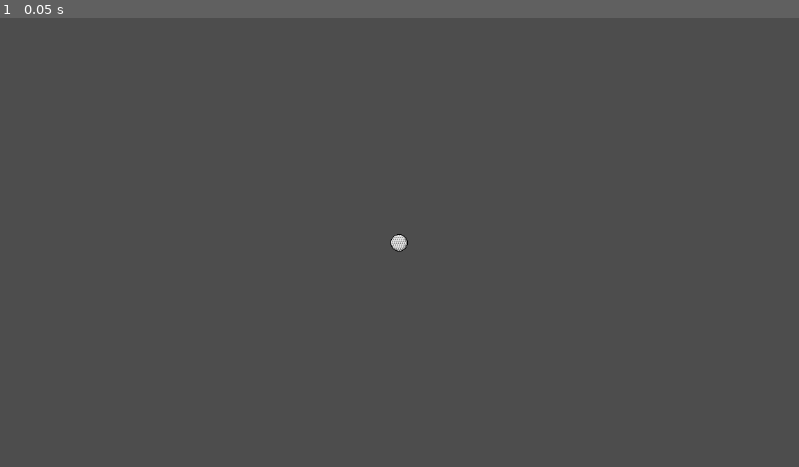
Above: before the commit, frame 1.
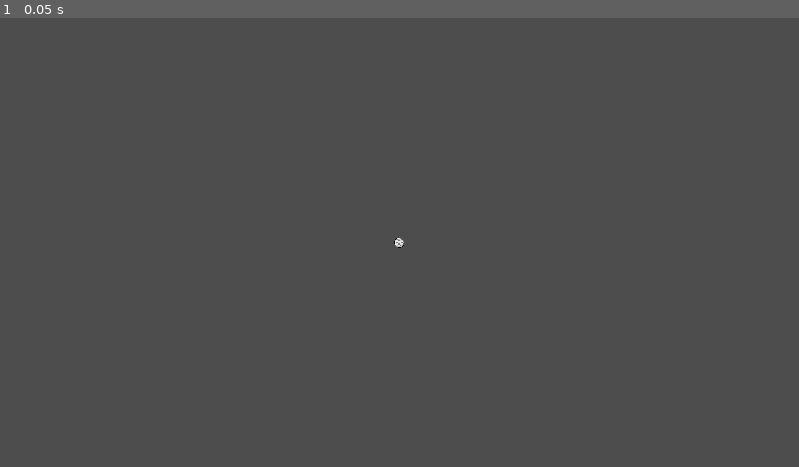
Above: after the commit, the same moment.

Repository: otsuki1153/GG2D
Game: Godot game, scene res://Levels/main_game.tscn
The game is run twice, just before and just after one commit, with the same random seed, the same clock (stepped at 60 frames per second) and the same inputs.
Inputs:
- Up to frame 1 (0.05 s): no input

The runs differ from the first frame. In frame 1, less than 0.1% of the frame differs, in the area x 48-52%, y 48-53%.

Commit message:
created and debuged code
the main mechanic about drag and draw have been placed in another Node2d.

Diff:
--- /dev/null
+++ b/gg2d/Levels/LineDrawer.gd
@@ -0,0 +1,44 @@
+extends Node2D
+
+var dragging: bool = false
+var dragStart := Vector2.ZERO
+
+
+@onready var line := Line2D.new()
+@export var ball: RigidBody2D
+
+func _ready() -> void:
+	line.width = 8.0
+	#line.texture = preload("res://Assets/Point Line.png")
+	#line.set_texture_mode(Line2D.LineTextureMode.LINE_TEXTURE_NONE)
+	add_child(line)
+
+func getMouseCamPosition() -> Vector2:
+	var cam = get_viewport().get_camera_2d()
+	if cam:
+		return cam.get_global_mouse_position()
+	else:
+		return get_viewport().get_mouse_position()
+
+func _unhandled_input(event: InputEvent) -> void:
+	if event is InputEventMouseButton and event.button_index == MOUSE_BUTTON_LEFT:
+		if event.is_pressed():
+			var mouseGlobalPosition = getMouseCamPosition()
+			if ball.global_position.distance_to(mouseGlobalPosition) < 32:
+				dragging = true
+				dragStart = mouseGlobalPosition
+		else:
+			if dragging:
+				dragging = false
+				var mouseGlobalPosition = getMouseCamPosition()
+				var force = dragStart - mouseGlobalPosition
+				ball.apply_force(force * 150.0)
+	elif event is InputEventMouseMotion and dragging:
+		var mouseGlobalPosition = getMouseCamPosition()
+		line.clear_points()
+		line.add_point(ball.global_position)
+		line.add_point(mouseGlobalPosition)
+
+func _physics_process(delta: float) -> void:
+	if !dragging:
+		line.clear_points()
--- a/gg2d/Levels/main_game.tscn
+++ b/gg2d/Levels/main_game.tscn
@@ -1,8 +1,13 @@
-[gd_scene load_steps=2 format=3 uid="uid://bp27kkm6c7j3c"]
+[gd_scene load_steps=3 format=3 uid="uid://bp27kkm6c7j3c"]
 
+[ext_resource type="Script" uid="uid://lcp2n075ioo6" path="res://Levels/LineDrawer.gd" id="1_73ikp"]
 [ext_resource type="PackedScene" uid="uid://ccb45fw6mxqcp" path="res://Scenes/ball.tscn" id="1_pn46k"]
 
 [node name="MainGame" type="Node2D"]
+
+[node name="LineDrawer" type="Node2D" parent="." node_paths=PackedStringArray("ball")]
+script = ExtResource("1_73ikp")
+ball = NodePath("../RigidBody2D")
 
 [node name="RigidBody2D" parent="." instance=ExtResource("1_pn46k")]
 position = Vector2(576, 325)
--- a/gg2d/Scenes/ball.gd
+++ b/gg2d/Scenes/ball.gd
@@ -1,42 +1,7 @@
 extends RigidBody2D
 
-var dragging: bool = false
-var dragStart := Vector2.ZERO
-
-@onready var line := Line2D.new()
-
-func _ready() -> void:
-	add_child(line)
-
-func getMouseCamPosition() -> Vector2:
-	var cam = get_viewport().get_camera_2d()
-	if cam:
-		return cam.get_global_mouse_position()
-	else:
-		return get_viewport().get_mouse_position()
-
-func _unhandled_input(event: InputEvent) -> void:
-	if event is InputEventMouseButton and event.button_index == MOUSE_BUTTON_LEFT:
-		if event.is_pressed():
-			var mouseGlobalPosition = getMouseCamPosition()
-			if global_position.distance_to(mouseGlobalPosition) < 32:
-				dragging = true
-				dragStart = mouseGlobalPosition
-		else:
-			if dragging:
-				dragging = false
-				var mouseGlobalPosition = getMouseCamPosition()
-				var force = dragStart - mouseGlobalPosition
-				apply_force(force * 50.0)
-	elif event is InputEventMouseMotion and dragging:
-		var mouseGlobalPosition = getMouseCamPosition()
-		line.clear_points()
-		line.add_point(Vector2.ZERO)
-		line.add_point(mouseGlobalPosition)
 
 func _physics_process(delta: float) -> void:
-	if !dragging:
-		line.clear_points()
 
 	if linear_velocity.length() > 1.0:
 		linear_velocity *= 0.98
--- a/gg2d/project.godot
+++ b/gg2d/project.godot
@@ -15,6 +15,11 @@
 config/features=PackedStringArray("4.4", "GL Compatibility")
 config/icon="res://icon.svg"
 
+[display]
+
+window/size/viewport_width=1920
+window/size/viewport_height=1080
+
 [rendering]
 
 renderer/rendering_method="gl_compatibility"
Binary file added: gg2d/Assets/Point Line.png
Not shown, added: gg2d/Assets/Point Line.png.import
Not shown, added: gg2d/Levels/LineDrawer.gd.uid
